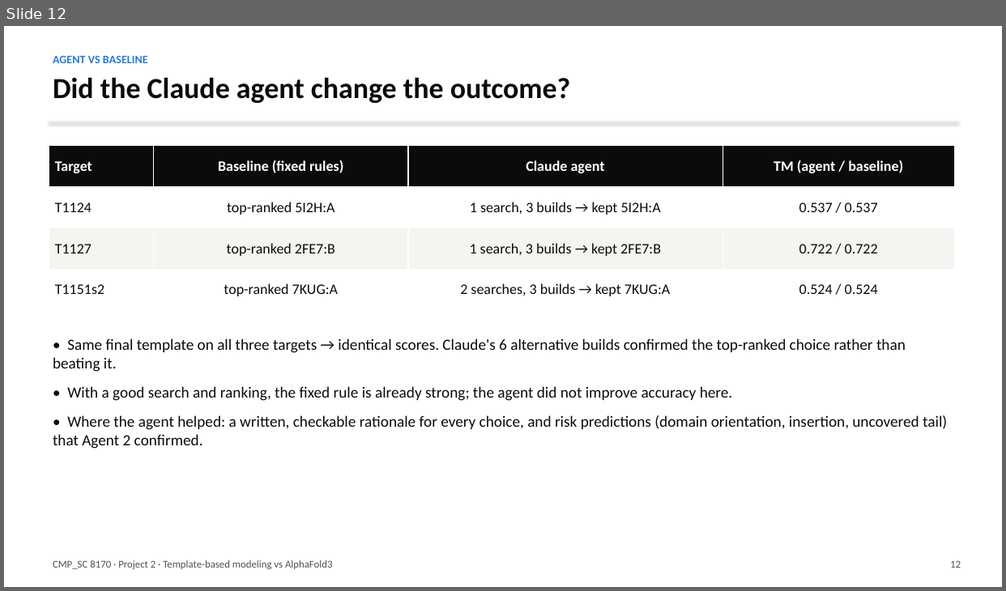
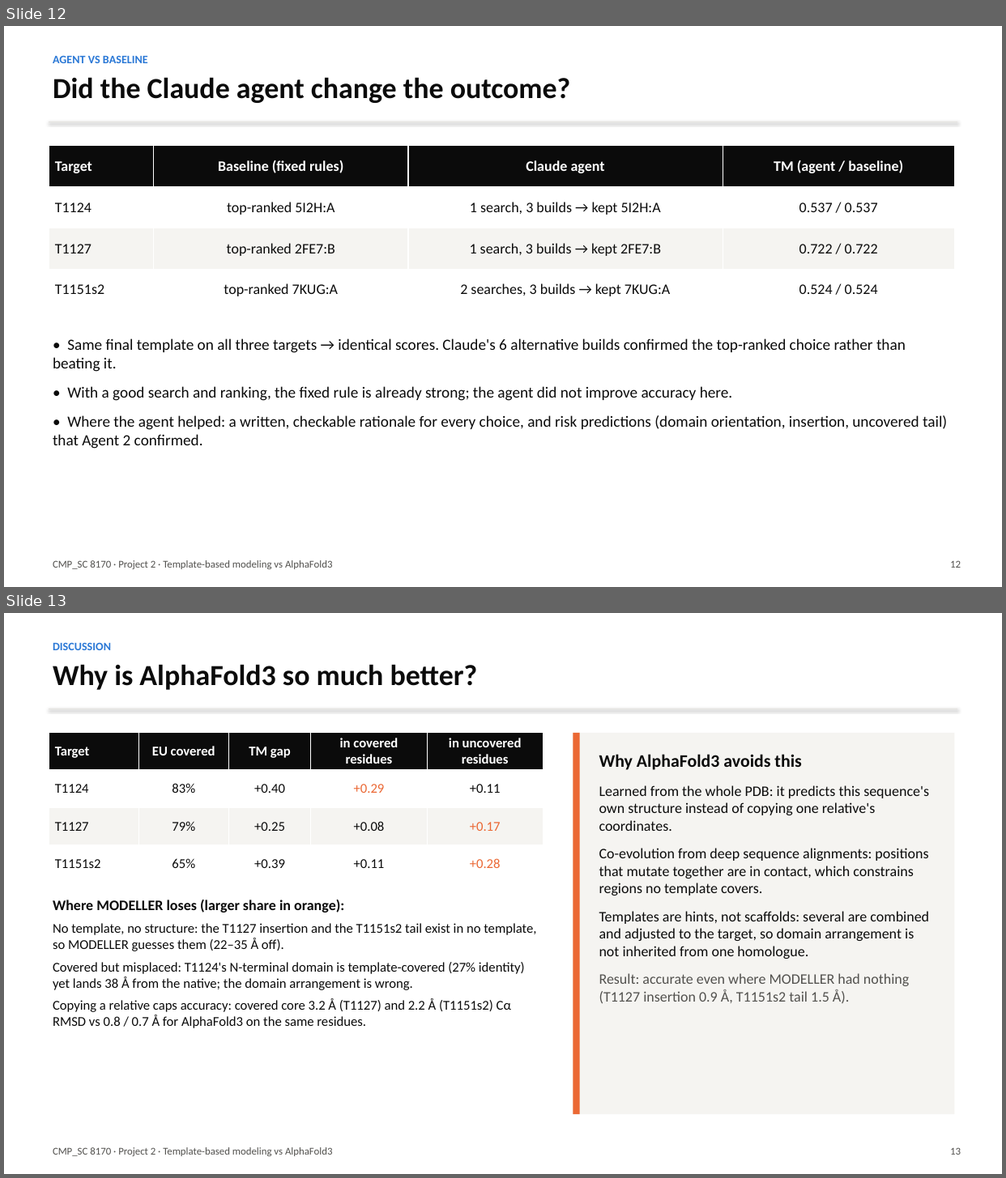
Before and after one commit to weisi2580/8170-project2, a slide deck: results/slides.pptx. Shown one above the other, each under a label of ours: slide 12 before the commit, slides 12 and 13 after it. The pictures are 1006x591 and 1006x1178 pixels, drawn with LibreOffice and Linux fonts; fonts in the diff are those of the drawing. Boxes give left, top, right and bottom in pixels: in the first picture for what was removed or moved away, otherwise in the second. Text is boxed around its words. In the diff, an @@ line names an element or a change of style, - is before the commit and + after.

Commit message:
Slides: why AlphaFold3 is better (TM gap split by template coverage)

```diff
--- a/results/slides.pptx
+++ b/results/slides.pptx
@@ slide 13 added at [4, 613, 1002, 1174], background #FFFFFF @@
@@ text added at [53, 642, 111, 650], 11 pt, text #2A78D6, bold @@
+DISCUSSION
@@ text added at [53, 664, 478, 690], 28 pt, text #0B0B0B, bold @@
+Why is AlphaFold3 so much better?
@@ line added from (49, 709) to (957, 709), #E4E3DF 1 pt @@
@@ table added at [49, 733, 543, 883], 4 rows, 5 columns @@
+Target | EU covered | TM gap | in covered residues | in uncovered residues
+T1124 | 83% | +0.40 | +0.29 | +0.11
+T1127 | 79% | +0.25 | +0.08 | +0.17
+T1151s2 | 65% | +0.39 | +0.11 | +0.28
@@ rectangle added at [573, 733, 955, 1114], fill #F5F4F1 @@
@@ rectangle added at [573, 733, 580, 1114], fill #EB6834 @@
@@ text added at [599, 754, 929, 1004], 14 pt, text #0B0B0B @@
+Why AlphaFold3 avoids this
+Learned from the whole PDB: it predicts this sequence's own structure instead of copying one relative's coordinates.
+Co-evolution from deep sequence alignments: positions that mutate together are in contact, which constrains regions no template covers.
+Templates are hints, not scaffolds: several are combined and adjusted to the target, so domain arrangement is not inherited from one homologue.
+Result: accurate even where MODELLER had nothing (T1127 insertion 0.9 Å, T1151s2 tail 1.5 Å).
@@ text added at [53, 900, 536, 1029], 13 pt, text #0B0B0B @@
+Where MODELLER loses (larger share in orange):
+No template, no structure: the T1127 insertion and the T1151s2 tail exist in no template, so MODELLER guesses them (22–35 Å off).
+Covered but misplaced: T1124's N-terminal domain is template-covered (27% identity) yet lands 38 Å from the native; the domain arrangement is wrong.
+Copying a relative caps accuracy: covered core 3.2 Å (T1127) and 2.2 Å (T1151s2) Cα RMSD vs 0.8 / 0.7 Å for AlphaFold3 on the same residues.
@@ text added at [53, 1148, 333, 1157], 10 pt, text #52514E @@
+CMP_SC 8170 · Project 2 · Template-based modeling vs AlphaFold3
@@ text added at [950, 1148, 961, 1155], 10 pt, text #52514E @@
+13
```
Also in this commit, not shown: 3 slides changed, 1 other file.
